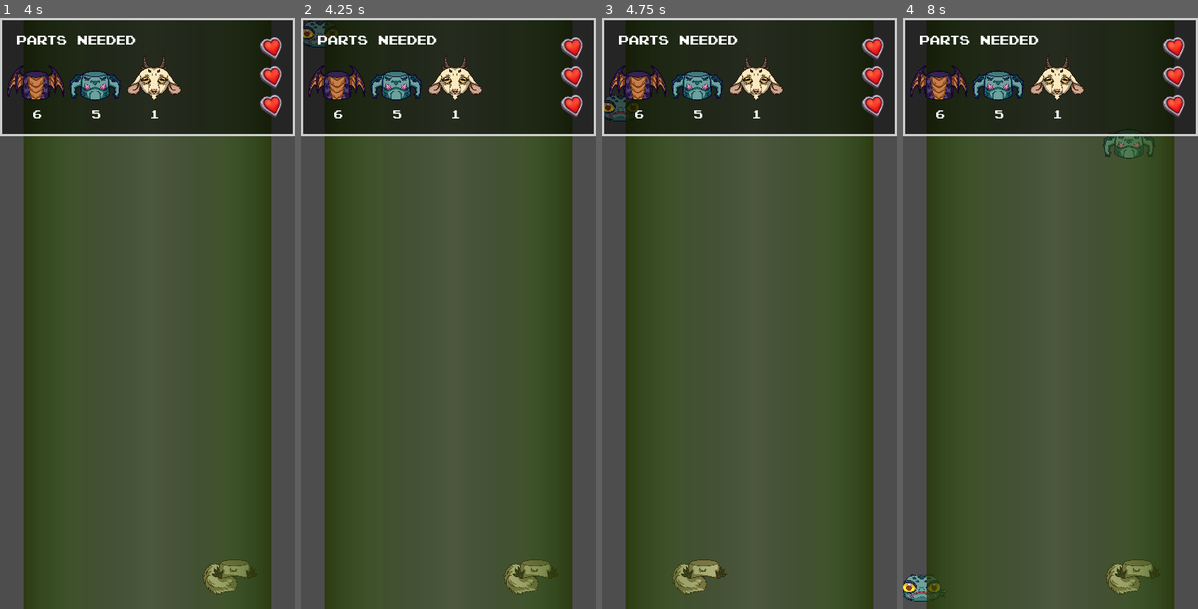
Above: before the commit, frames 1-4 (left to right).
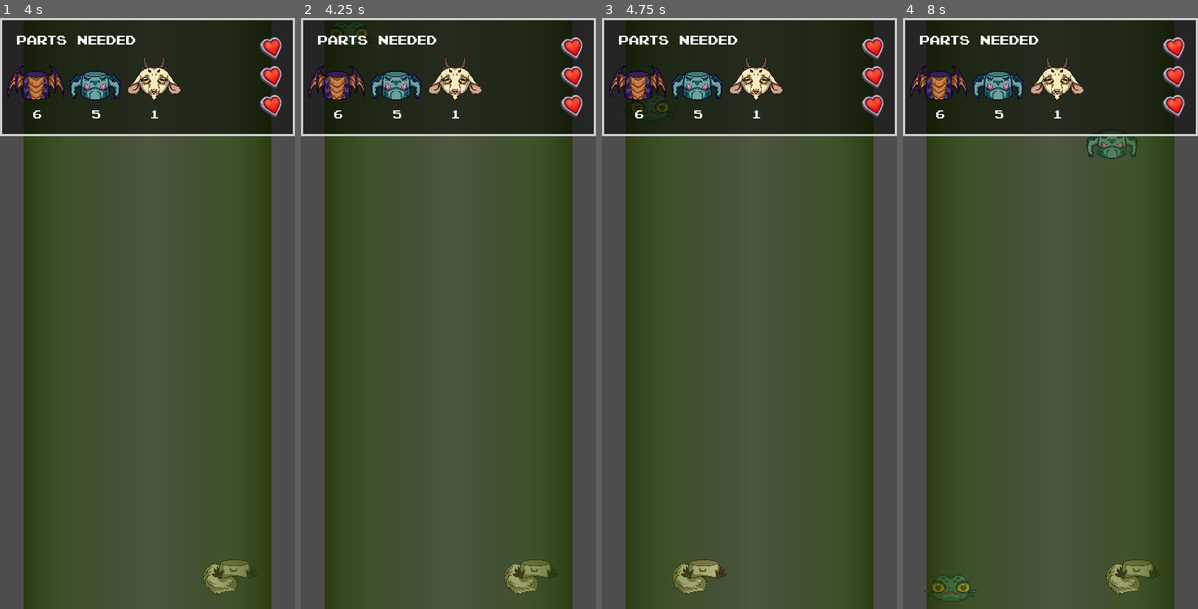
Above: after the commit, the same moments.

Repository: DamDro95/stacking-game
Game: Godot game, scene res://Scenes/user_interface/main_menu.tscn
The game is run twice, just before and just after one commit, with the same random seed, the same clock (stepped at 60 frames per second) and the same inputs.
Inputs (mouse positions are in pixels of both pictures, inside the frame that each line leads up to):
- Up to frame 1 (4 s): click "Start" at 0.5 s; move the mouse to (212, 283) at 1.27 s; hold Right (ui_right) 1.28-2.03 s; tap Enter at 2 s; move the mouse to (88, 343) at 2.02 s; hold Left (ui_left) 2.03-2.78 s; move the mouse to (177, 183) at 2.77 s; hold Right (ui_right) from 2.78 s (still down); move the mouse to (132, 431) at 3.52 s
- Up to frame 2 (4.25 s): keep holding Right (ui_right)
- Up to frame 3 (4.75 s): move the mouse to (838, 402) at 4.27 s; release Right (ui_right) at 4.28 s; hold Left (ui_left) from 4.28 s (still down)
- Up to frame 4 (8 s): move the mouse to (962, 224) at 5.02 s; move the mouse to (1065, 313) at 5.77 s; move the mouse to (1006, 165) at 6.52 s; release Left (ui_left) at 6.53 s; hold Right (ui_right) from 6.53 s (still down); move the mouse to (1115, 283) at 7.27 s

Frame 1 is identical in both runs. In frame 2, 0.3% of the frame differs, in the area x 0-23%, y 0-5%; in frame 3, 0.3%; in frame 4, 1.2%, in the area x 0-85%, y 19-99%.

Commit message:
Added stack sway

Diff:
--- a/Scripts/gameplay/character_body_2d.gd
+++ b/Scripts/gameplay/character_body_2d.gd
@@ -1,10 +1,10 @@
 extends CharacterBody2D
 
+@onready var stack_marker = $Marker2D
+@export var follow_speed: float = 15.0 # How fast items catch up
+@export var lag_strength: float = 0.2  # Higher = more lag/floppiness
 const SPEED = 200.0
-
 var stack: Array[Area2D] = []
-
-@onready var stack_marker = $Marker2D
 
 signal item_stacked
 
@@ -18,6 +18,34 @@
 		velocity.x = move_toward(velocity.x, 0, SPEED)
 
 	move_and_slide()
+	apply_stack_sway(delta)
+
+func apply_stack_sway(delta: float) -> void:
+	# The first 'target' is the player's center (0,0 in local space)
+	var target_x = 0.0
+
+	for i in range(stack.size()):
+		var item = stack[i]
+
+		# We target the position of the item below it
+		# But we add a bit of the player's velocity to exaggerate the lag
+		var move_lag = (velocity.x * delta * lag_strength) * (i + 1)
+
+		# Smoothly move the item's X toward the target
+		# We subtract move_lag to make it "stay behind" the player's direction
+		var target_with_lag = target_x - move_lag
+
+		item.position.x = lerp(item.position.x, target_with_lag, follow_speed * delta)
+
+		# Optional: Add a slight tilt based on the X offset to sell the effect
+		item.rotation = lerp_angle(item.rotation, (item.position.x * 0.01), 10.0 * delta)
+
+		# The next item in the stack will now try to follow THIS item's X position
+		target_x = item.position.x
+
+		# Make sure the collision box follow the top of the stack
+		if i == (stack.size() - 1):
+			$Area2D.position = item.position
 
 func _on_area_2d_area_entered(area: Area2D) -> void:
 	if area.get_meta("is_stacked", false):
--- a/Scripts/gameplay/node_2d.gd
+++ b/Scripts/gameplay/node_2d.gd
@@ -1,7 +1,7 @@
 extends Node2D
 
-@export var stackable_spawn_point_1: Vector2 = Vector2(-90,-400)
-@export var Stackable_spawn_point_2: Vector2 = Vector2(90,-400)
+@export var stackable_spawn_point_1: Vector2 = Vector2(-70,-400)
+@export var Stackable_spawn_point_2: Vector2 = Vector2(70,-400)
 
 @onready var stackable_object: Resource = preload("res://Scenes/gameplay/StackableObject.tscn")
 @onready var is_paused: bool = false
@@ -61,8 +61,6 @@
 
 func game_win() -> void:
 	SceneLoader.load_scene("uid://dyemqgrwngmtn")
-	print("winner")
 
 func game_lose() -> void:
 	SceneLoader.load_scene("uid://cnaea16dc6f13")
-	print('Lose')
